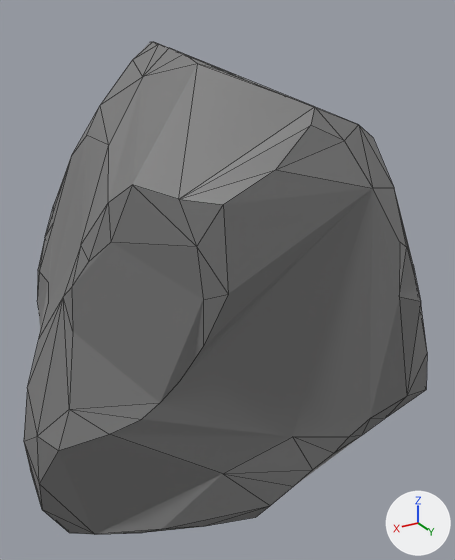
What one commit did to the Blender file assets/blender/FirstRock.blend.
Before and after are seen from a 50 mm camera at (1.66, 2.88, 1.57) aimed at (-0.1, -0.07, 0.1). The lights are fixed; the arrows at lower right show +X, +Y and +Z. Mesh edges are drawn as thin lines.

Before the edit, the objects in view are built like this:
```python
me_sphere = bpy.data.meshes.new('Sphere')
me_sphere.from_pydata(...)  # 202 vertices, 233 faces; spans x -1.22..1.2, y -1.39..1.16, z -1.39..1.42
me_sphere.materials.append(mat_material)  # grey #7b7b7b
ob_sphere = bpy.data.objects.new('Sphere', me_sphere)
ob_sphere.location = (0.0, 0.0, 0.0)
```
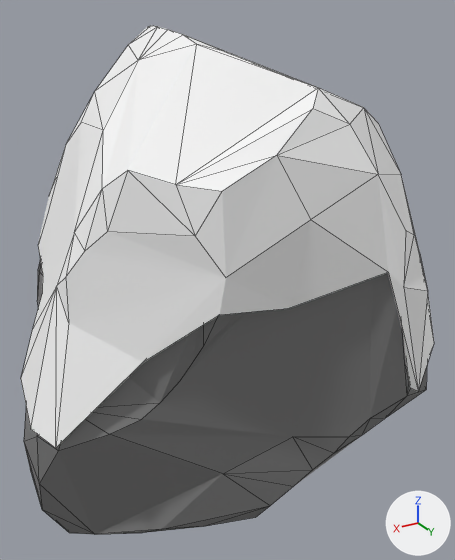
The newer file is also rescaled (x0.567), turned or shifted as a whole; pictures and numbers use the older file's frame.

Diff of the bpy script that builds the scene:
```diff
--- a/assets/blender/FirstRock.blend.py
+++ b/assets/blender/FirstRock.blend.py
@@ mat_material_002 @@
+mat_material_002 = principled_material('Material.002')
+mat_material_002.base_color = (0.957, 0.957, 0.957)  # white #fafafa
@@ me_sphere_1 @@
+me_sphere_1.from_pydata(...)  # 194 vertices, 219 faces; spans x -1.19..1.21, y -1.4..1.2, z -0.35..1.44
+me_sphere_1.materials.append(mat_material_002)  # white #fafafa
@@ ob_snow @@
+ob_snow = bpy.data.objects.new('Snow', me_sphere_1)
+ob_snow.location = (0.0, 0.0, 0.052)
```

Where the change shows, as pixel boxes [x1, y1, x2, y2] in the pictures (455 x 560 px):
'Snow', added
    after: [21, 25, 434, 448]
